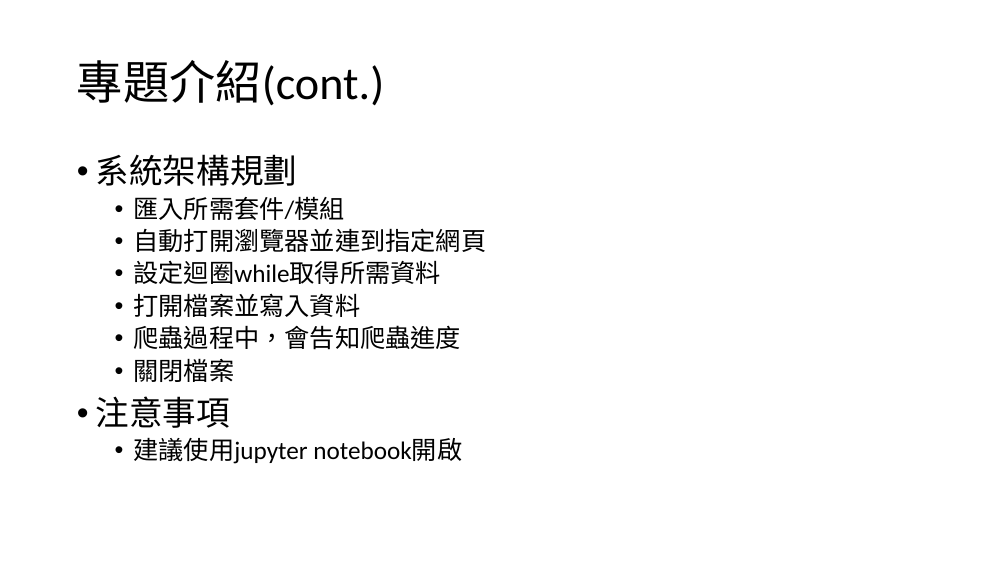
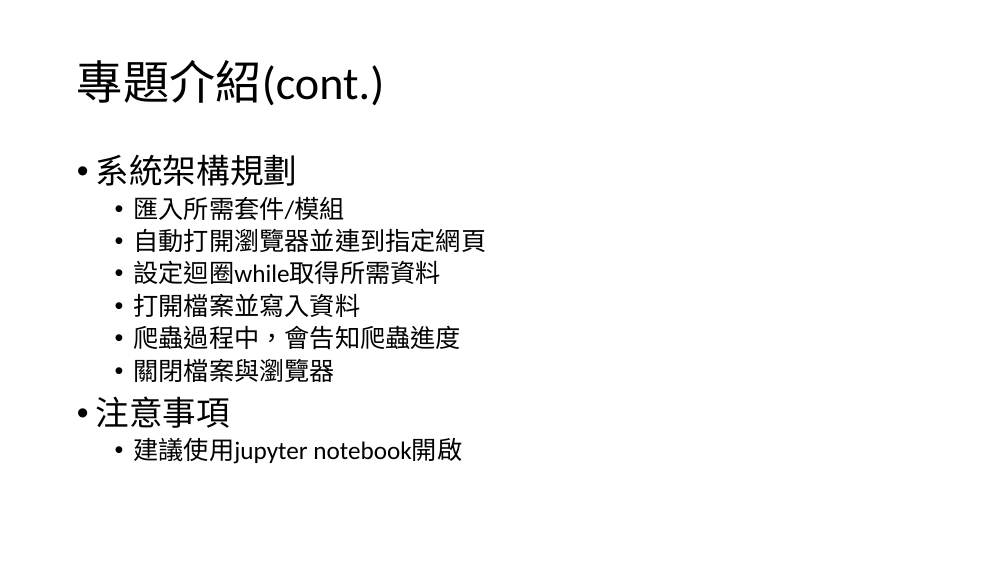
Before and after one commit to Tammy832/Python-Project-2020, a slide deck: slide 4 of Python Project/專題介紹.pptx. Drawn at 1008x567 pixels with LibreOffice and Linux fonts; fonts in the diff are those of the drawing. Boxes give left, top, right and bottom in pixels: in the first picture for what was removed or moved away, otherwise in the second. Text is boxed around its words. In the diff, an @@ line names an element or a change of style, - is before the commit and + after.

```diff
--- a/Python Project/專題介紹.pptx
+++ b/Python Project/專題介紹.pptx
@@ text at [134, 358, 336, 382]: text changed @@
-  • 關閉檔案
+  • 關閉檔案與瀏覽器
```
Also in this commit, not shown: 3 other files.
